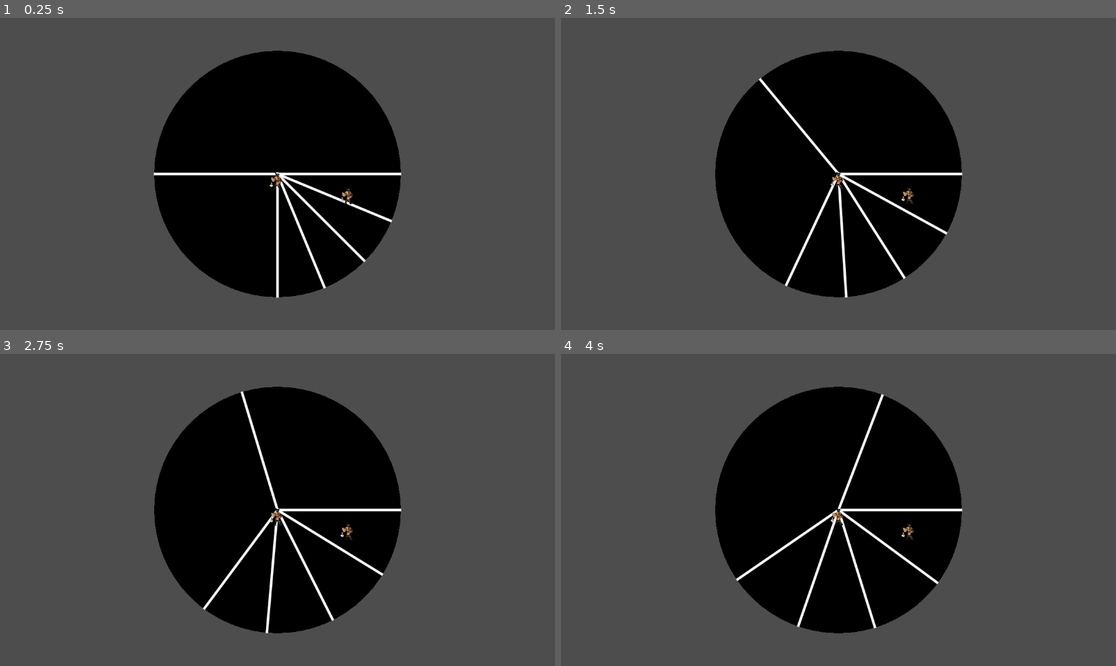
Above: before the commit, frames 1-4 (two rows, left to right).
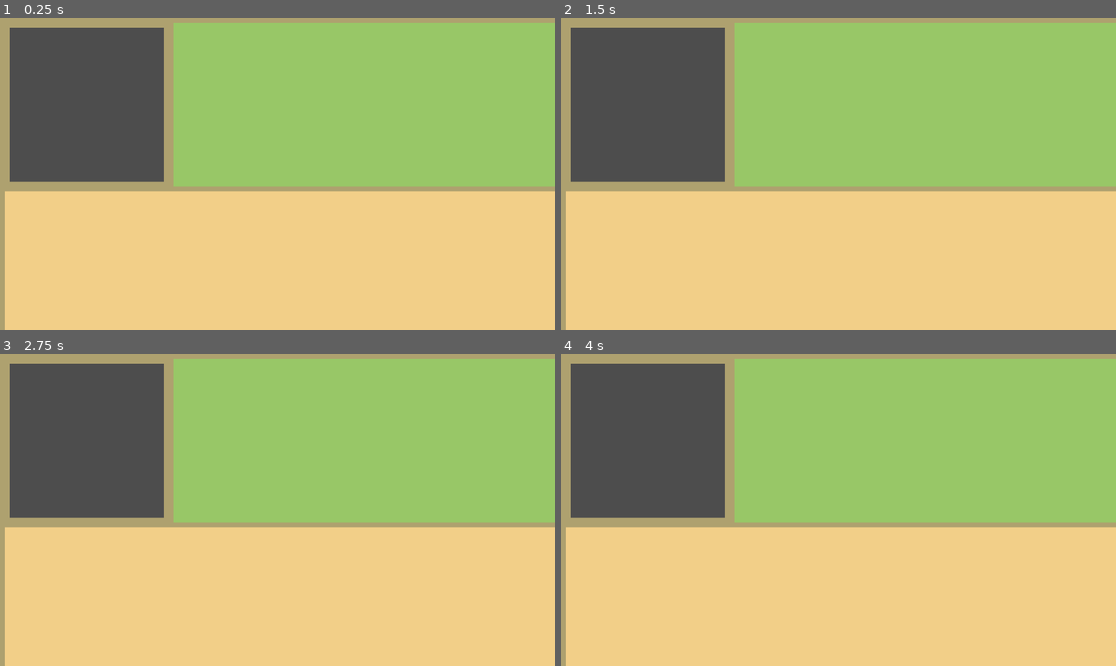
Above: after the commit, the same moments.

Repository: damon3169/WheelsWill
Game: Godot game, scene res://Scenes/ScreenMockup.tscn
The game is run twice, just before and just after one commit, with the same random seed, the same clock (stepped at 60 frames per second) and the same inputs. Before the commit the project starts from res://Scenes/MainScene.tscn.
Inputs:
- Up to frame 1 (0.25 s): no input
- Up to frame 2 (1.5 s): tap Enter at 0.5 s; hold A (addTest) 0.53-1.28 s; tap Space at 1.25 s; tap A (addTest) at 1.35 s
- Up to frame 3 (2.75 s): tap Enter at 2 s; hold A (addTest) from 2.03 s (still down)
- Up to frame 4 (4 s): tap Space at 2.75 s; release A (addTest) at 2.78 s; tap A (addTest) at 2.85 s; tap Enter at 3.5 s; hold A (addTest) from 3.53 s (still down)

The runs differ from the first frame. In frame 1, 87% of the frame differs, in the area x 0-100%, y 0-100%; in frame 2, 87%; in frame 3, 87%; in frame 4, 87%.

Commit message:
Add ScreenMockup

Diff:
--- /dev/null
+++ b/wheels-will/Scenes/ScreenMockup.tscn
@@ -0,0 +1,100 @@
+[gd_scene format=3 uid="uid://brgrqir7rdirv"]
+
+[ext_resource type="Texture2D" uid="uid://ulyllv180val" path="res://Sprites/TestSprite_square.png" id="1_hr8vm"]
+
+[node name="ScreenMockup" type="Node2D" unique_id=172528043]
+
+[node name="TestSpriteSquare" type="Sprite2D" parent="." unique_id=819398693]
+modulate = Color(0.9490196, 0.8117647, 0.53333336, 1)
+position = Vector2(0, 360)
+scale = Vector2(19.2, 7.2)
+texture = ExtResource("1_hr8vm")
+centered = false
+
+[node name="TestSpriteSquare2" type="Sprite2D" parent="." unique_id=491536570]
+modulate = Color(0.59607846, 0.78039217, 0.40392157, 1)
+position = Vector2(350, 0)
+scale = Vector2(15.63, 3.5)
+texture = ExtResource("1_hr8vm")
+centered = false
+
+[node name="Screenborder" type="Node2D" parent="." unique_id=1815364315]
+position = Vector2(0, 340)
+scale = Vector2(3.5, 0.1)
+
+[node name="TestSpriteSquare" type="Sprite2D" parent="Screenborder" unique_id=321749678]
+modulate = Color(0.68235296, 0.6313726, 0.43529412, 1)
+position = Vector2(0, -3400)
+scale = Vector2(5.485715, 1)
+texture = ExtResource("1_hr8vm")
+centered = false
+
+[node name="TestSpriteSquare2" type="Sprite2D" parent="Screenborder" unique_id=1167403529]
+modulate = Color(0.68235296, 0.6313726, 0.43529412, 1)
+position = Vector2(0, 7300)
+scale = Vector2(5.485715, 1)
+texture = ExtResource("1_hr8vm")
+centered = false
+
+[node name="TestSpriteSquare3" type="Sprite2D" parent="Screenborder" unique_id=1202388408]
+modulate = Color(0.68235296, 0.6313726, 0.43529412, 1)
+position = Vector2(2.857143, -3400)
+rotation = 1.5707964
+scale = Vector2(108, 0.02857143)
+texture = ExtResource("1_hr8vm")
+centered = false
+
+[node name="TestSpriteSquare4" type="Sprite2D" parent="Screenborder" unique_id=633640209]
+modulate = Color(0.68235296, 0.6313726, 0.43529412, 1)
+position = Vector2(548.5715, -3400)
+rotation = 1.5707964
+scale = Vector2(108, 0.02857143)
+texture = ExtResource("1_hr8vm")
+centered = false
+
+[node name="Wheelborder" type="Node2D" parent="." unique_id=1848842712]
+position = Vector2(350, 0)
+rotation = 1.5707964
+scale = Vector2(3.5, 0.1)
+
+[node name="TestSpriteSquare7" type="Sprite2D" parent="Wheelborder" unique_id=402047647]
+modulate = Color(0.68235296, 0.6313726, 0.43529412, 1)
+texture = ExtResource("1_hr8vm")
+centered = false
+
+[node name="TestSpriteSquare8" type="Sprite2D" parent="Wheelborder" unique_id=1135122120]
+modulate = Color(0.68235296, 0.6313726, 0.43529412, 1)
+position = Vector2(4.12136e-06, 3300)
+texture = ExtResource("1_hr8vm")
+centered = false
+
+[node name="TestSpriteSquare9" type="Sprite2D" parent="Wheelborder" unique_id=1029587987]
+modulate = Color(0.68235296, 0.6313726, 0.43529412, 1)
+position = Vector2(2.8571472, 3500)
+rotation = -1.5707964
+scale = Vector2(35, 0.02857143)
+texture = ExtResource("1_hr8vm")
+centered = false
+
+[node name="TestSpriteSquare10" type="Sprite2D" parent="Wheelborder" unique_id=1870566489]
+modulate = Color(0.68235296, 0.6313726, 0.43529412, 1)
+position = Vector2(97.14287, 3499.9998)
+rotation = -1.5707964
+scale = Vector2(35, 0.02857143)
+texture = ExtResource("1_hr8vm")
+centered = false
+
+[node name="TestSpriteSquare5" type="Sprite2D" parent="." unique_id=1077024936]
+modulate = Color(0.68235296, 0.6313726, 0.43529412, 1)
+position = Vector2(0, 350)
+scale = Vector2(19.2, 0.1)
+texture = ExtResource("1_hr8vm")
+centered = false
+
+[node name="TestSpriteSquare6" type="Sprite2D" parent="." unique_id=1390278979]
+modulate = Color(0.68235296, 0.6313726, 0.43529412, 1)
+position = Vector2(360, 0)
+rotation = 1.5707964
+scale = Vector2(3.5, 0.1)
+texture = ExtResource("1_hr8vm")
+centered = false
--- a/wheels-will/project.godot
+++ b/wheels-will/project.godot
@@ -11,7 +11,7 @@
 [application]
 
 config/name="WheelsWill"
-run/main_scene="uid://cnnfj1i8o8ojo"
+run/main_scene="uid://brgrqir7rdirv"
 config/features=PackedStringArray("4.6", "Forward Plus")
 config/icon="res://icon.svg"
 
Binary file added: wheels-will/Sprites/Enviro/TestSprite_square.png
Not shown, added: wheels-will/Sprites/Enviro/TestSprite_square.png.import
Binary file added: wheels-will/Sprites/TestSprite_square.png
Not shown, added: wheels-will/Sprites/TestSprite_square.png.import
